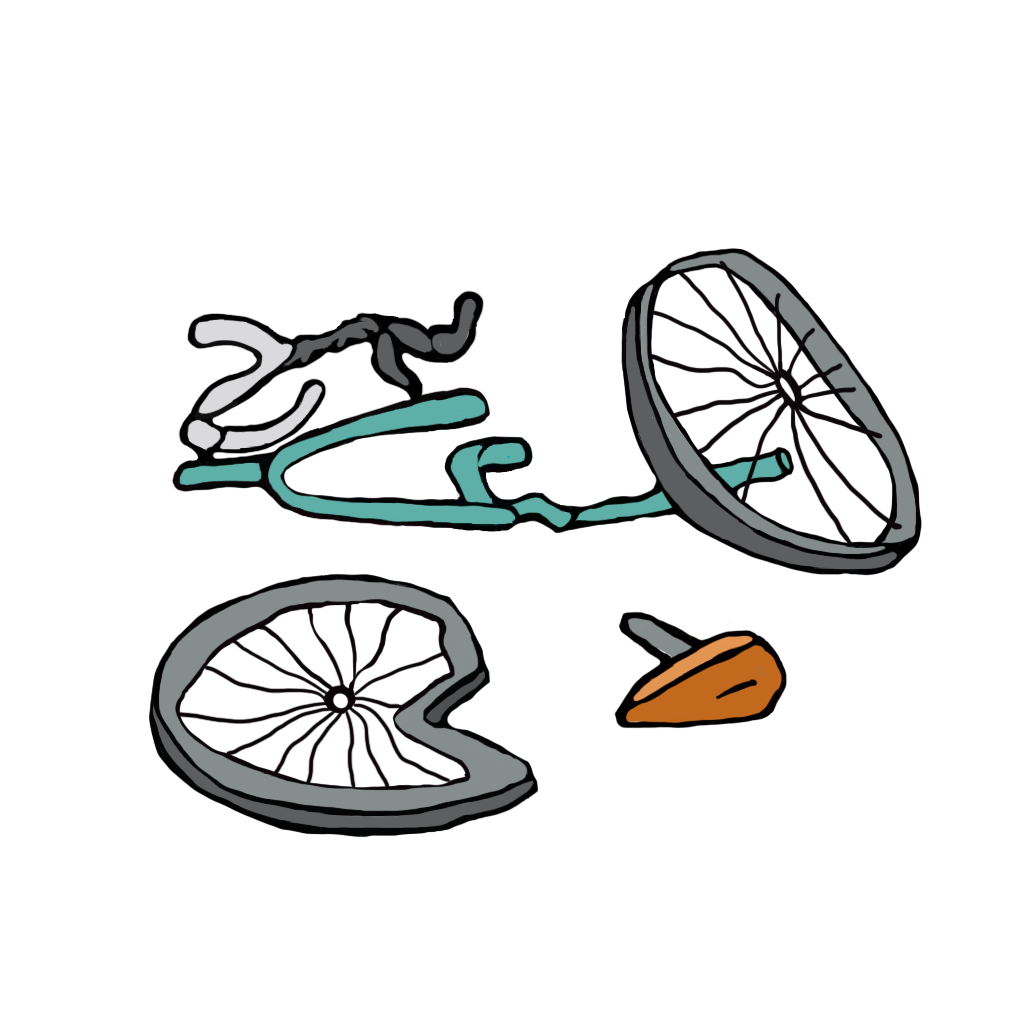
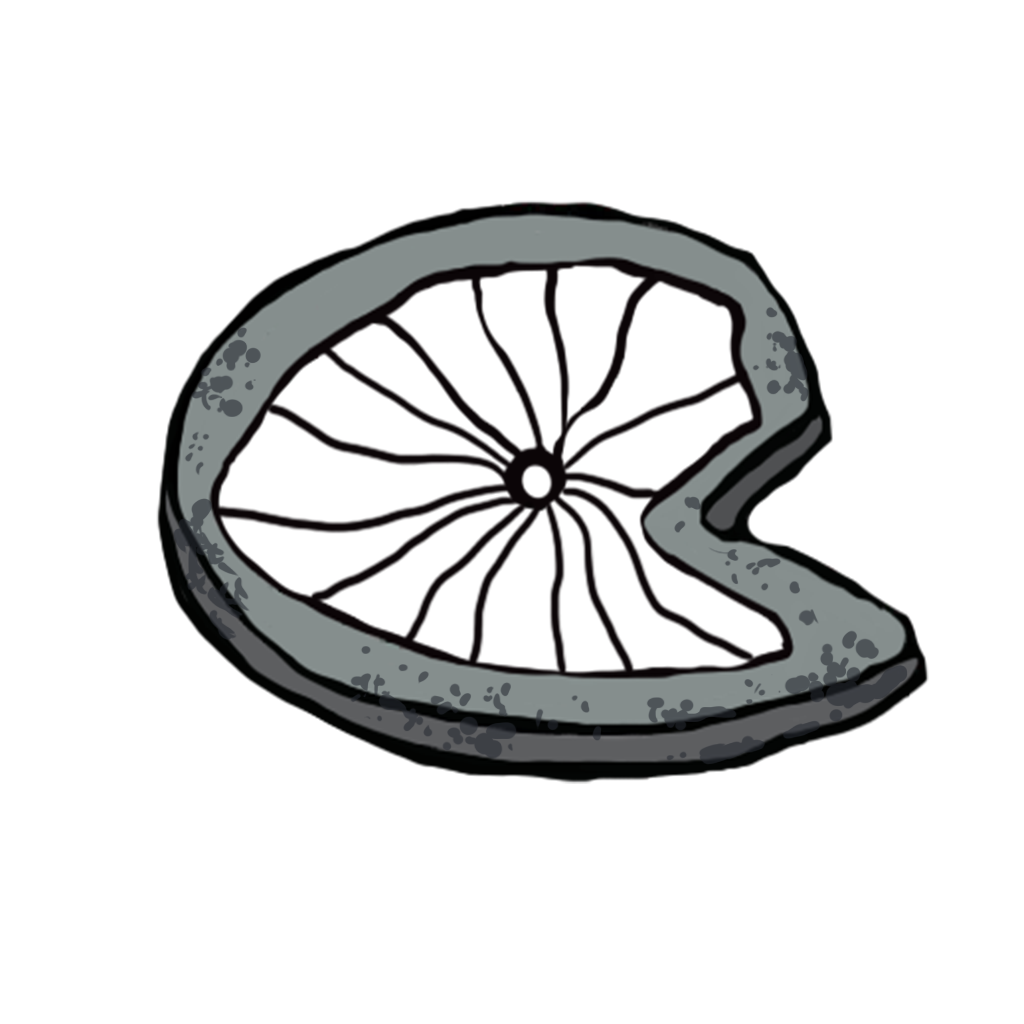
Layers edited between the first and the second 1024×1024 image:
added layer "Layer 6" (58%) above "Layer 4" over (x1=173, y1=306, x2=908, y2=765)
hid "Layer 4" over (x1=649, y1=260, x2=904, y2=546)
added layer "Layer 5" above "Layer 3" over (x1=156, y1=200, x2=929, y2=784)
hid "Layer 3" over (x1=149, y1=248, x2=922, y2=838)
